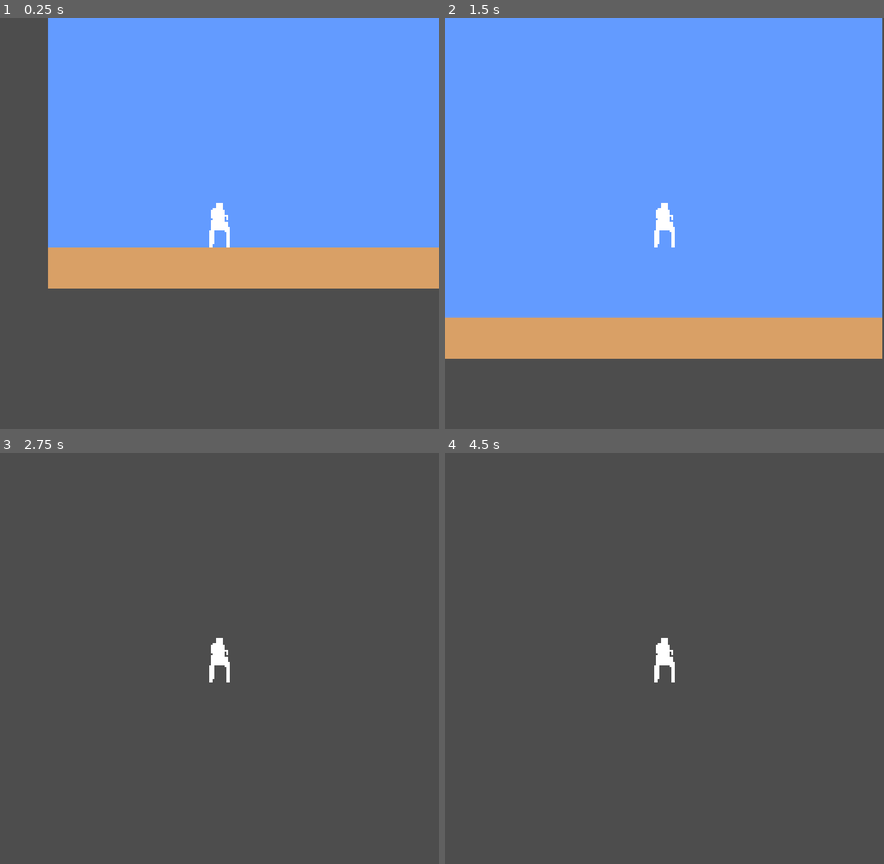
Above: before the commit, frames 1-4 (two rows, left to right).
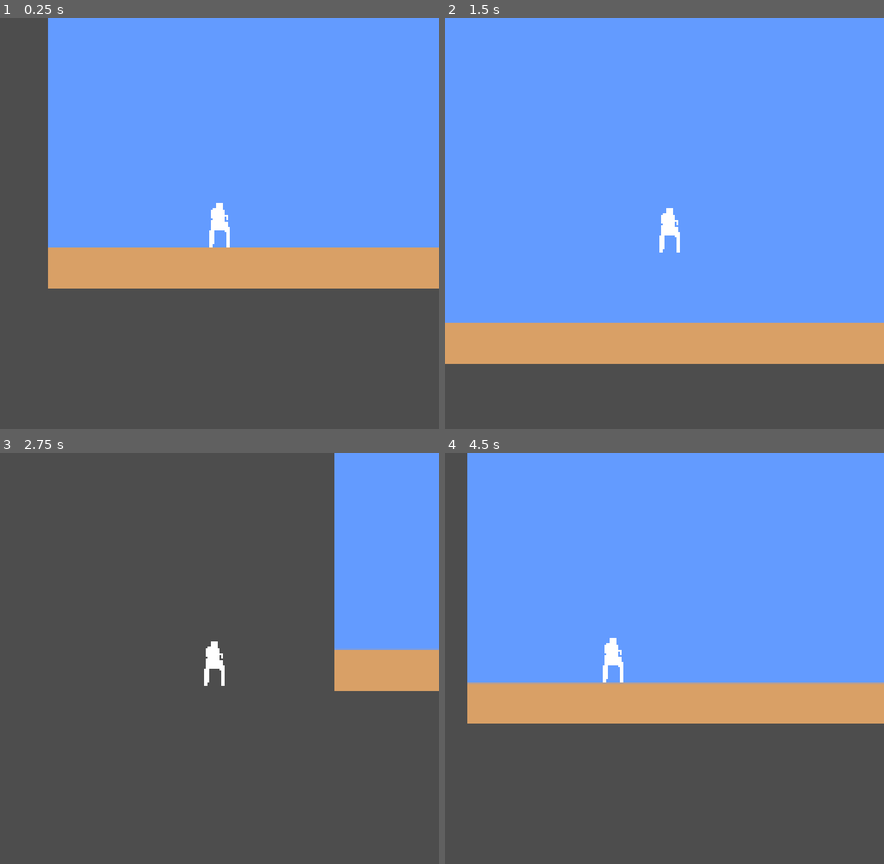
Above: after the commit, the same moments.

Repository: qrdean/SuperMarioBrosGodot
Game: Godot game, scene res://world.tscn
Two runs of this game, one before a commit and one after it. Both use one fixed random seed, a clock stepped at 60 frames per second and the inputs below.
Inputs:
- Up to frame 1 (0.25 s): no input
- Up to frame 2 (1.5 s): tap Enter at 0.5 s; hold D (right) from 0.53 s (still down); tap Space (jump) at 0.77 s
- Up to frame 3 (2.75 s): tap Space (jump) at 1.52 s; release D (right) at 2.03 s; hold A (left) from 2.03 s (still down)
- Up to frame 4 (4.5 s): release A (left) at 2.78 s; hold D (right) 2.78-4.28 s; tap Space (jump) at 3.02, 3.77 s; hold A (left) from 4.28 s (still down)

The runs differ from the first frame. In frame 2, 3.2% of the frame differs, in the area x 0-100%, y 0-85%; in frame 3, 14%; in frame 4, 62%, in the area x 5-100%, y 0-66%.

Commit message:
update to player, enemy, block interaction with enemy. Still placeholder everything.

Diff:
--- a/Camera2D.gd
+++ b/Camera2D.gd
@@ -2,6 +2,5 @@
 
 @export var node_to_follow: Node2D
 
-func _process(_delta):
-	# position = lerp(position, node_to_follow.position, 0.60)
-	position = node_to_follow.position
+func _physics_process(_delta):
+	position = lerp(position, node_to_follow.position, 0.60)
--- /dev/null
+++ b/DeathZone.gd
@@ -0,0 +1,11 @@
+class_name DeathZone extends Area2D
+
+func _ready():
+	body_entered.connect(_body_entered)
+
+func _body_entered(body: Node2D):
+	if body is Player:
+		# probably call kill player here actually
+		body.global_position = body.starting_pos
+	if body is Enemy:
+		body.queue_free()
--- a/brick.gd
+++ b/brick.gd
@@ -1,15 +1,13 @@
 class_name Brick extends Node2D
 
-# Called when the node enters the scene tree for the first time.
-func _ready():
-	pass # Replace with function body.
+@onready var brick_area: Area2D = $BrickArea2D
 
-# Called every frame. 'delta' is the elapsed time since the previous frame.
-func _process(_delta):
-	pass
-
-func player_collide(breakable: bool):
+func brick_break(breakable: bool):
 	if breakable:
 		print_debug("break")
 	else:
 		print_debug("bounce")
+
+	for body in brick_area.get_overlapping_bodies():
+		if body is Enemy:
+			body.run_damage(false)
--- a/brick.tscn
+++ b/brick.tscn
@@ -1,11 +1,22 @@
-[gd_scene load_steps=3 format=3 uid="uid://o5qc0ugcpnuq"]
+[gd_scene load_steps=4 format=3 uid="uid://o5qc0ugcpnuq"]
 
 [ext_resource type="Script" path="res://brick.gd" id="1_35ljb"]
 
 [sub_resource type="RectangleShape2D" id="RectangleShape2D_grlax"]
+
+[sub_resource type="RectangleShape2D" id="RectangleShape2D_6dfog"]
+size = Vector2(22, 21)
 
 [node name="Brick" type="AnimatableBody2D"]
 script = ExtResource("1_35ljb")
 
 [node name="CollisionShape2D" type="CollisionShape2D" parent="."]
 shape = SubResource("RectangleShape2D_grlax")
+metadata/_edit_lock_ = true
+
+[node name="BrickArea2D" type="Area2D" parent="."]
+collision_mask = 4
+
+[node name="CollisionShape2D" type="CollisionShape2D" parent="BrickArea2D"]
+position = Vector2(0, -0.5)
+shape = SubResource("RectangleShape2D_6dfog")
--- /dev/null
+++ b/enemy.gd
@@ -0,0 +1,55 @@
+class_name Enemy extends CharacterBody2D
+
+
+const SPEED = 30.0
+var direction: float = -1.0
+
+var killed = false
+
+@onready var hurtbox: Area2D = %hurtbox
+@onready var mock_animation_timer: Timer = %mock_animation_timer
+
+# Get the gravity from the project settings to be synced with RigidBody nodes.
+var gravity = ProjectSettings.get_setting("physics/2d/default_gravity")
+
+func _ready():
+	mock_animation_timer.timeout.connect(_run_mock_animation_timer)
+	hurtbox.area_entered.connect(_on_hurtbox_entered)
+
+func _physics_process(delta):
+	# TODO: Remove this is for debug
+	direction = 0.0
+	# Add the gravity.
+	if killed:
+		direction = 0.0
+
+	if not is_on_floor():
+		velocity.y += gravity * delta
+
+	if direction:
+		velocity.x = direction * SPEED
+	else:
+		velocity.x = move_toward(velocity.x, 0, SPEED)
+
+	move_and_slide()
+
+func _on_hurtbox_entered(area: Node2D):
+	if area.get_parent() != null:
+		if area.get_parent() is Player:
+			var player_character = area.get_parent()
+			player_character.damage_player(self)
+			print_debug("on player")
+
+## There is different Animations between these two. Could set a flag or something for
+## One function that gets passed in. Instead of this
+func run_damage(stomp: bool):
+	hurtbox.monitoring = false
+	killed = true
+	if stomp:
+		print_debug("play the animation")
+	else:
+		print_debug("play other animation")
+	mock_animation_timer.start()
+
+func _run_mock_animation_timer():
+	self.queue_free()
--- /dev/null
+++ b/enemy.tscn
@@ -0,0 +1,28 @@
+[gd_scene load_steps=4 format=3 uid="uid://b718j5ccyoo7r"]
+
+[ext_resource type="Script" path="res://enemy.gd" id="1_hqgnj"]
+
+[sub_resource type="RectangleShape2D" id="RectangleShape2D_46g4d"]
+
+[sub_resource type="RectangleShape2D" id="RectangleShape2D_k6wsv"]
+
+[node name="Enemy" type="CharacterBody2D"]
+collision_layer = 4
+collision_mask = 7
+script = ExtResource("1_hqgnj")
+
+[node name="mock_animation_timer" type="Timer" parent="."]
+unique_name_in_owner = true
+wait_time = 0.75
+one_shot = true
+
+[node name="CollisionShape2D" type="CollisionShape2D" parent="."]
+shape = SubResource("RectangleShape2D_46g4d")
+
+[node name="hurtbox" type="Area2D" parent="."]
+unique_name_in_owner = true
+collision_layer = 4
+collision_mask = 2
+
+[node name="CollisionShape2D" type="CollisionShape2D" parent="hurtbox"]
+shape = SubResource("RectangleShape2D_k6wsv")
--- a/item_block.gd
+++ b/item_block.gd
@@ -1,15 +1,13 @@
 class_name ItemBlock extends AnimatableBody2D
+
+var has_item = true
 
 @export var item_pickup: PackedScene
 
-# Called when the node enters the scene tree for the first time.
-func _ready():
-	pass # Replace with function body.
-
-
-# Called every frame. 'delta' is the elapsed time since the previous frame.
-func _process(_delta):
-	pass
-
-func player_collide():
-	print_debug("spawn item")
+func item_block_collision():
+	if has_item:
+		has_item = false
+		var new_item = item_pickup.instantiate()
+		add_sibling.call_deferred(new_item)
+		new_item.visible = true
+		new_item.position = position - Vector2(0, 20)
--- a/player.gd
+++ b/player.gd
@@ -3,10 +3,13 @@
 
 const SPEED = 300.0
 const JUMP_VELOCITY = -400.0
-var state = NORMAL
-var prev_state = NORMAL
+var state = MarioState.NORMAL
+var prev_state = MarioState.NORMAL
 
-enum {
+# TODO: should remove this
+var starting_pos: Vector2
+
+enum MarioState {
 	NORMAL,
 	SUPER,
 	FIREFLOWER,
@@ -14,52 +17,95 @@
 }
 
 @onready var star_timer = $star_timer
-@onready var head_area = $head
+@onready var head_area = %head
+@onready var hurtbox_area = %hurtbox
+@onready var hitbox_area = %hitbox
 
 # Get the gravity from the project settings to be synced with RigidBody nodes.
 var gravity = ProjectSettings.get_setting("physics/2d/default_gravity")
 
 func _ready():
+	starting_pos = global_position
+
 	star_timer.wait_time = 7.0
 	star_timer.one_shot = true
 	star_timer.timeout.connect(_on_star_timeout)
+
 	head_area.body_entered.connect(_on_head_body_entered)
 
+	hitbox_area.monitoring = false
+	hitbox_area.area_entered.connect(_on_hitbox_area_entered)
+
 func _physics_process(delta):
-	# for i in get_slide_collision_count():
-	# 	var collision = get_slide_collision(i)
-	# 	print_debug(collision.get_collider().name)
+	for i in get_slide_collision_count():
+		var collision = get_slide_collision(i)
+		if collision && collision.get_collider():
+			if collision.get_collider() is Enemy && hitbox_area.monitoring:
+				velocity.y = JUMP_VELOCITY
 
-	# Add the gravity.
 	if not is_on_floor():
 		velocity.y += gravity * delta
+		hitbox_area.monitoring = true
+	elif hitbox_area.monitoring:
+		hitbox_area.monitoring = false
 
-	# Handle Jump.
 	if Input.is_action_just_pressed("jump") and is_on_floor():
 		velocity.y = JUMP_VELOCITY
 
-	# Get the input direction and handle the movement/deceleration.
-	# As good practice, you should replace UI actions with custom gameplay actions.
 	var direction = Input.get_axis("left", "right")
 	if direction:
 		velocity.x = direction * SPEED
 	else:
 		velocity.x = move_toward(velocity.x, 0, SPEED)
 
-
 	move_and_slide()
 
+### Mario signal callbacks ###
+
+## Callback when the head of mario enters a Node2D body
+## Handles breaking of bricks and triggering item blocks
 func _on_head_body_entered(body: Node2D):
 	if body is Brick:
-		if state == NORMAL:
-			body.player_collide(false)
+		if state == MarioState.NORMAL:
+			body.brick_break(false)
 		else:
-			body.player_collide(true)
+			body.brick_break(true)
 
 	if body is ItemBlock:
-		body.player_collide()
+		body.item_block_collision()
 
+## Callback when the foot of mario steps on a Node2D body
+func _on_hitbox_area_entered(area: Node2D):
+	if area.get_parent() != null:
+		if area.get_parent() is Enemy:
+			var enemy = area.get_parent()
+			enemy.run_damage(true)
 
+## External Callable Code
+
+## Call to run damage on the player by this or another script
+## If it is an enemy that calls this code pass it in as Mario could
+## be in the Star State
+func damage_player(enemy: Node2D):
+	if state == MarioState.NORMAL:
+		print_debug("player killed")
+	elif state == MarioState.SUPER:
+		state = MarioState.NORMAL
+		print_debug(state)
+	elif state == MarioState.FIREFLOWER:
+		state = MarioState.SUPER
+		print_debug(state)
+	elif state == MarioState.STARPOWER:
+		# kill enemy
+		# probably should separate out the states to their own hit/hurtboxes?
+		# realistically starpower should mean we are hurting enemies not them
+		# "damage"ing us and us reflecting
+		enemy.run_damage(false)
+
+#### ITEM HANDLING ###
+
+## Item pick up script. This could be handled by resource files or something
+## but a string will work for this small project
 func item_pickup(type: String):
 	if type == "mushroom":
 		print_debug("pickedup mushroom")
@@ -78,29 +124,32 @@
 		print_debug(type)
 
 func handle_mushroom():
-	if(state == NORMAL):
+	if(state == MarioState.NORMAL):
 		# make super mario
-		state = SUPER
+		state = MarioState.SUPER
 	else:
 		# extra life
 		print_debug("give 1 up")
 
 func handle_fire_flower():
-	if(state != FIREFLOWER):
-		state = FIREFLOWER
+	if(state != MarioState.FIREFLOWER):
+		state = MarioState.FIREFLOWER
 	else:
 		# store the fireflower up top
 		print_debug("store flower")
 
 func handle_star():
-	if(state != STARPOWER):
+	if(state != MarioState.STARPOWER):
 		prev_state = state
-		state = STARPOWER
+		state = MarioState.STARPOWER
 		star_timer.start()
 	else:
 		# store the star??
 		print_debug("store star")
 
+## Ends the star state by moving back the the previous state.
+## would like to explore how to pass in a var here to handle prev_state, but when
+## we hook up the signal it holds on to the reference instead of letting us pass on start
 func _on_star_timeout():
 	print_debug("star timed out")
 	self.state = prev_state
--- a/player.tscn
+++ b/player.tscn
@@ -1,13 +1,19 @@
-[gd_scene load_steps=5 format=3 uid="uid://bg0xcynlmefh1"]
+[gd_scene load_steps=7 format=3 uid="uid://bg0xcynlmefh1"]
 
 [ext_resource type="Script" path="res://player.gd" id="1_demhi"]
 [ext_resource type="Texture2D" uid="uid://dlcvrco3j5nth" path="res://assets/player.png" id="2_ofx7q"]
 
 [sub_resource type="RectangleShape2D" id="RectangleShape2D_cxl4y"]
-size = Vector2(12, 26)
+size = Vector2(10, 26)
 
 [sub_resource type="RectangleShape2D" id="RectangleShape2D_dq06v"]
 size = Vector2(12, 4)
+
+[sub_resource type="RectangleShape2D" id="RectangleShape2D_tivu7"]
+size = Vector2(12, 24)
+
+[sub_resource type="RectangleShape2D" id="RectangleShape2D_5rp61"]
+size = Vector2(6, 1)
 
 [node name="Player" type="CharacterBody2D"]
 collision_layer = 2
@@ -28,7 +34,31 @@
 [node name="star_timer" type="Timer" parent="."]
 
 [node name="head" type="Area2D" parent="."]
+unique_name_in_owner = true
+metadata/_edit_lock_ = true
 
 [node name="CollisionShape2D" type="CollisionShape2D" parent="head"]
 position = Vector2(0, -11)
 shape = SubResource("RectangleShape2D_dq06v")
+
+[node name="hurtbox" type="Area2D" parent="."]
+unique_name_in_owner = true
+collision_layer = 2
+collision_mask = 4
+metadata/_edit_lock_ = true
+
+[node name="CollisionShape2D" type="CollisionShape2D" parent="hurtbox"]
+shape = SubResource("RectangleShape2D_tivu7")
+metadata/_edit_lock_ = true
+
+[node name="hitbox" type="Area2D" parent="."]
+unique_name_in_owner = true
+position = Vector2(0, 13)
+collision_layer = 2
+collision_mask = 4
+monitoring = false
+monitorable = false
+
+[node name="CollisionShape2D" type="CollisionShape2D" parent="hitbox"]
+position = Vector2(0, 1.5)
+shape = SubResource("RectangleShape2D_5rp61")
--- a/world.tscn
+++ b/world.tscn
@@ -1,14 +1,15 @@
-[gd_scene load_steps=10 format=3 uid="uid://cg6xe61fchfki"]
+[gd_scene load_steps=9 format=3 uid="uid://cg6xe61fchfki"]
 
 [ext_resource type="PackedScene" uid="uid://bg0xcynlmefh1" path="res://player.tscn" id="1_35kbv"]
 [ext_resource type="Texture2D" uid="uid://d2fohxfx301n" path="res://assets/background.png" id="2_g6ubk"]
 [ext_resource type="Texture2D" uid="uid://dcatsrhupeu1t" path="res://assets/ground.png" id="3_3u3m2"]
 [ext_resource type="Script" path="res://Camera2D.gd" id="4_ok5km"]
-[ext_resource type="PackedScene" uid="uid://bjan7buwecohf" path="res://mushroom.tscn" id="5_3bp7p"]
-[ext_resource type="PackedScene" uid="uid://ddlwb0ohrkicp" path="res://fireflower.tscn" id="6_ftxje"]
-[ext_resource type="PackedScene" uid="uid://dafpx601bd4uj" path="res://star.tscn" id="7_tf01b"]
-[ext_resource type="PackedScene" uid="uid://o5qc0ugcpnuq" path="res://brick.tscn" id="8_v8w2p"]
-[ext_resource type="PackedScene" uid="uid://dyqhqmuos10h8" path="res://item_block.tscn" id="9_ls32e"]
+[ext_resource type="PackedScene" uid="uid://b718j5ccyoo7r" path="res://enemy.tscn" id="5_ogd25"]
+[ext_resource type="Script" path="res://DeathZone.gd" id="6_qgrav"]
+[ext_resource type="PackedScene" uid="uid://o5qc0ugcpnuq" path="res://brick.tscn" id="7_iejev"]
+
+[sub_resource type="RectangleShape2D" id="RectangleShape2D_iqr54"]
+size = Vector2(641, 20)
 
 [node name="World" type="Node2D"]
 
@@ -49,18 +50,17 @@
 script = ExtResource("4_ok5km")
 node_to_follow = NodePath("../CharacterBody2D")
 
-[node name="Mushroom" parent="." instance=ExtResource("5_3bp7p")]
-position = Vector2(135, 204)
+[node name="Enemy" parent="." instance=ExtResource("5_ogd25")]
+position = Vector2(101, 126)
 
-[node name="Fireflower" parent="." instance=ExtResource("6_ftxje")]
-position = Vector2(188, 203)
+[node name="DeathZone" type="Area2D" parent="."]
+position = Vector2(-11, 252)
+collision_mask = 6
+script = ExtResource("6_qgrav")
 
-[node name="Star" parent="." instance=ExtResource("7_tf01b")]
-position = Vector2(240, 203)
+[node name="CollisionShape2D" type="CollisionShape2D" parent="DeathZone"]
+position = Vector2(246.5, 0)
+shape = SubResource("RectangleShape2D_iqr54")
 
-[node name="Brick" parent="." instance=ExtResource("8_v8w2p")]
-position = Vector2(100, 165)
-
-[node name="ItemBlock" parent="." instance=ExtResource("9_ls32e")]
-position = Vector2(45, 165)
-item_pickup = ExtResource("5_3bp7p")
+[node name="Brick" parent="." instance=ExtResource("7_iejev")]
+position = Vector2(101, 151)
